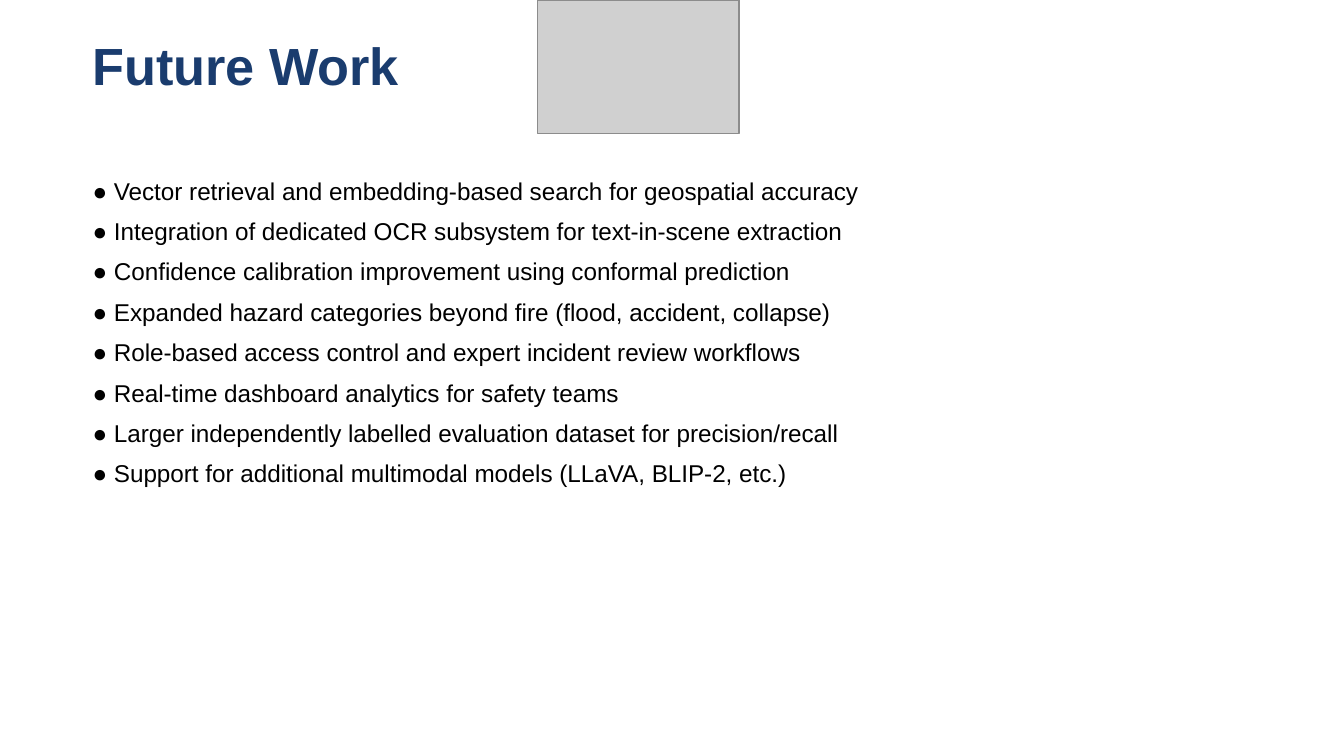
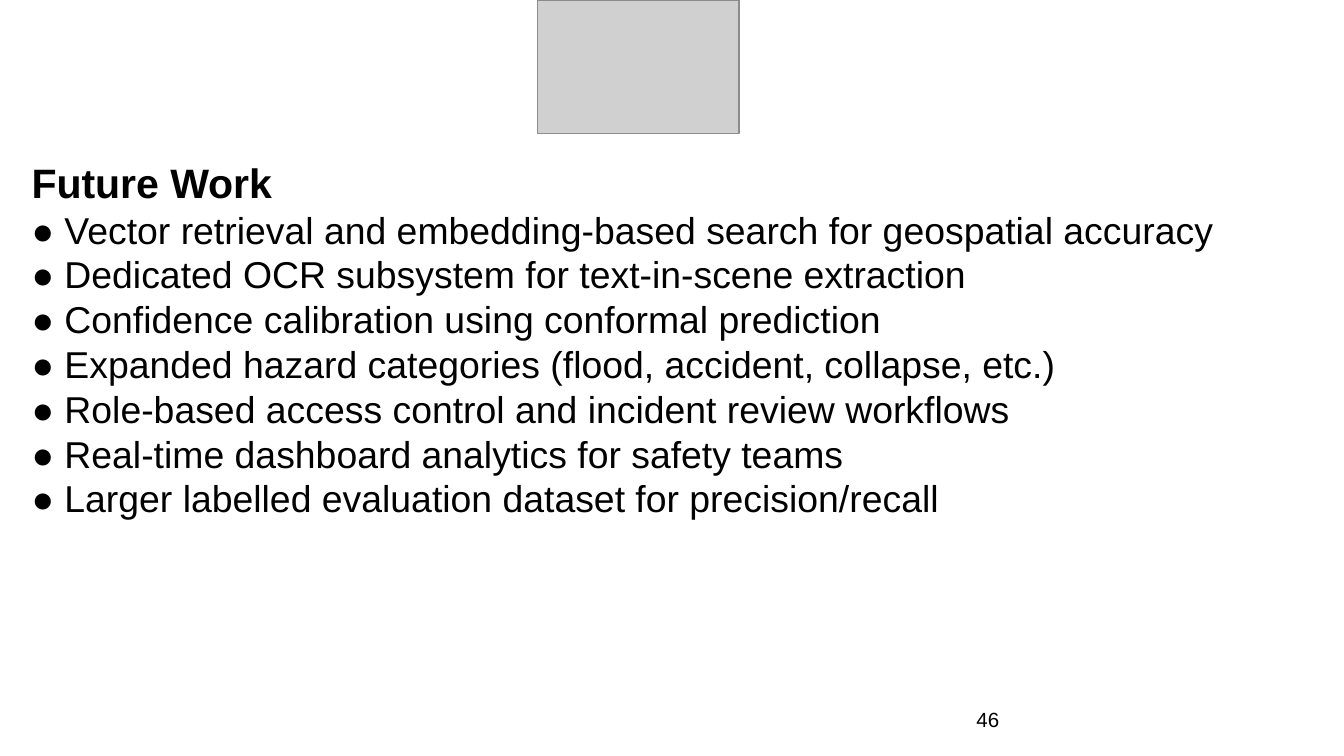
Before and after one commit to nibodhdaware/VisionGPT, a slide deck: slide 46 of paper/stage2_review3_updated.pptx. Drawn at 1344x756 pixels with LibreOffice and Linux fonts; fonts in the diff are those of the drawing; grey boxes stand for pictures. Boxes give left, top, right and bottom in pixels: in the first picture for what was removed or moved away, otherwise in the second. Text is boxed around its words. In the diff, an @@ line names an element or a change of style, - is before the commit and + after.

Commit message:
fix PPTX formatting: 22pt headers, 20pt body, correct EMU positions, new diagrams

```diff
--- a/paper/stage2_review3_updated.pptx
+++ b/paper/stage2_review3_updated.pptx
@@ text removed at [93,47,399,86] @@
-Future Work
@@ text "Future Work": place and size @@
-text "Future Work" at [114,182,858,487]
+text "Future Work" at [32,168,1213,520]
@@ text at [32,168,272,199]: paragraph added @@
+Future Work
@@ text at [64,217,1213,475]: size 13 to 20 pt in "● Vector retrieval and embedding-based search for ...", "● Real-time dashboard analytics for safety teams"; less space between paragraphs @@
@@ text at [64,261,1055,424]: text changed; size 13 to 20 pt @@
-● Integration of dedicated OCR subsystem for text-in-scene extraction
-● Confidence calibration improvement using conformal prediction
-● Expanded hazard categories beyond fire (flood, accident, collapse)
-● Role-based access control and expert incident review workflows
+● Dedicated OCR subsystem for text-in-scene extraction
+● Confidence calibration using conformal prediction
+● Expanded hazard categories (flood, accident, collapse, etc.)
+● Role-based access control and incident review workflows
@@ text at [64,485,938,520]: text changed; size 13 to 20 pt @@
-● Larger independently labelled evaluation dataset for precision/recall
-● Support for additional multimodal models (LLaVA, BLIP-2, etc.)
+● Larger labelled evaluation dataset for precision/recall
@@ text added at [976,712,999,728], 11 pt, text #000000 @@
+46
```
Also in this commit, not shown: 48 other slides changed, 4 slides added, 4 slides removed.
